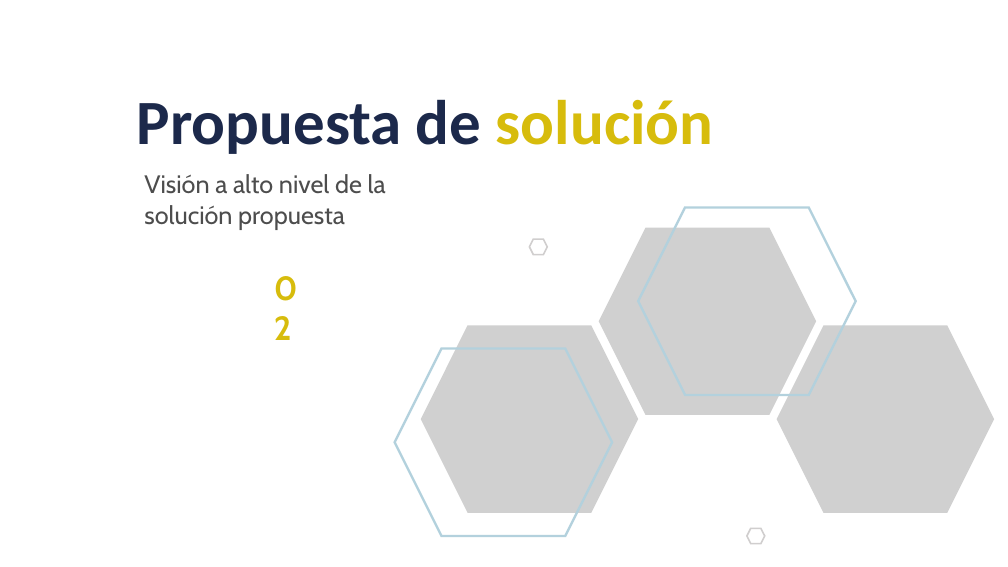
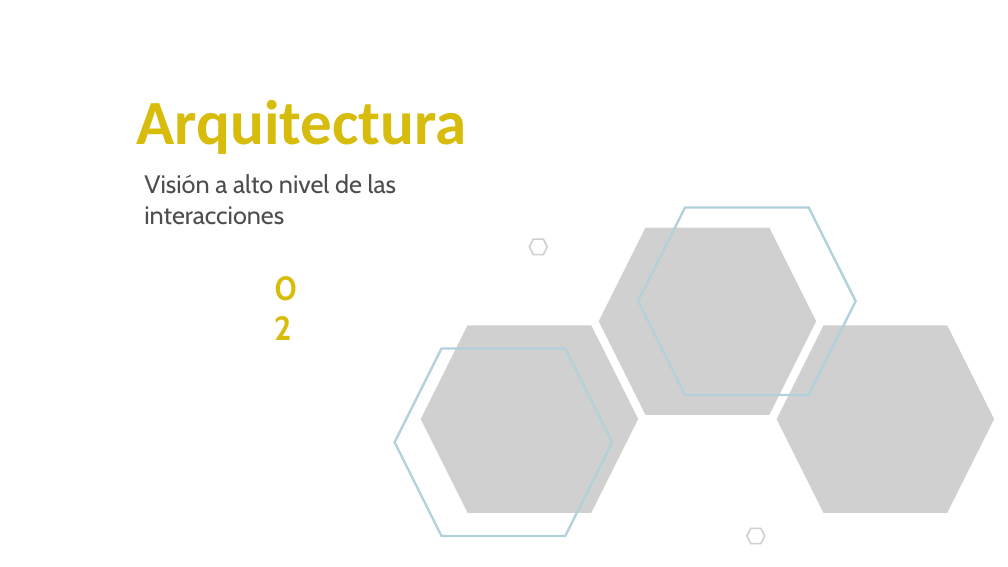
Before and after one commit to dqnid/uxcale-usal-front-presentation, a slide deck: slide 6 of AXPE_FRONT_TallerUSAL_.pptx. Drawn at 1008x567 pixels with LibreOffice and Linux fonts; fonts in the diff are those of the drawing; grey boxes stand for pictures. Boxes give left, top, right and bottom in pixels: in the first picture for what was removed or moved away, otherwise in the second. Text is boxed around its words. In the diff, an @@ line names an element or a change of style, - is before the commit and + after.

```diff
--- a/AXPE_FRONT_TallerUSAL_.pptx
+++ b/AXPE_FRONT_TallerUSAL_.pptx
@@ text at (137,99,466,154): text changed; text colour #1C294B to #D7BC0C @@
-Propuesta de solución
+Arquitectura
@@ text at (144,174,396,225): text changed @@
-Visión a alto nivel de la solución propuesta
+Visión a alto nivel de las interacciones
```
Also in this commit, not shown: 3 other slides changed, 3 slides added, 1 slide removed, 13 other files.
